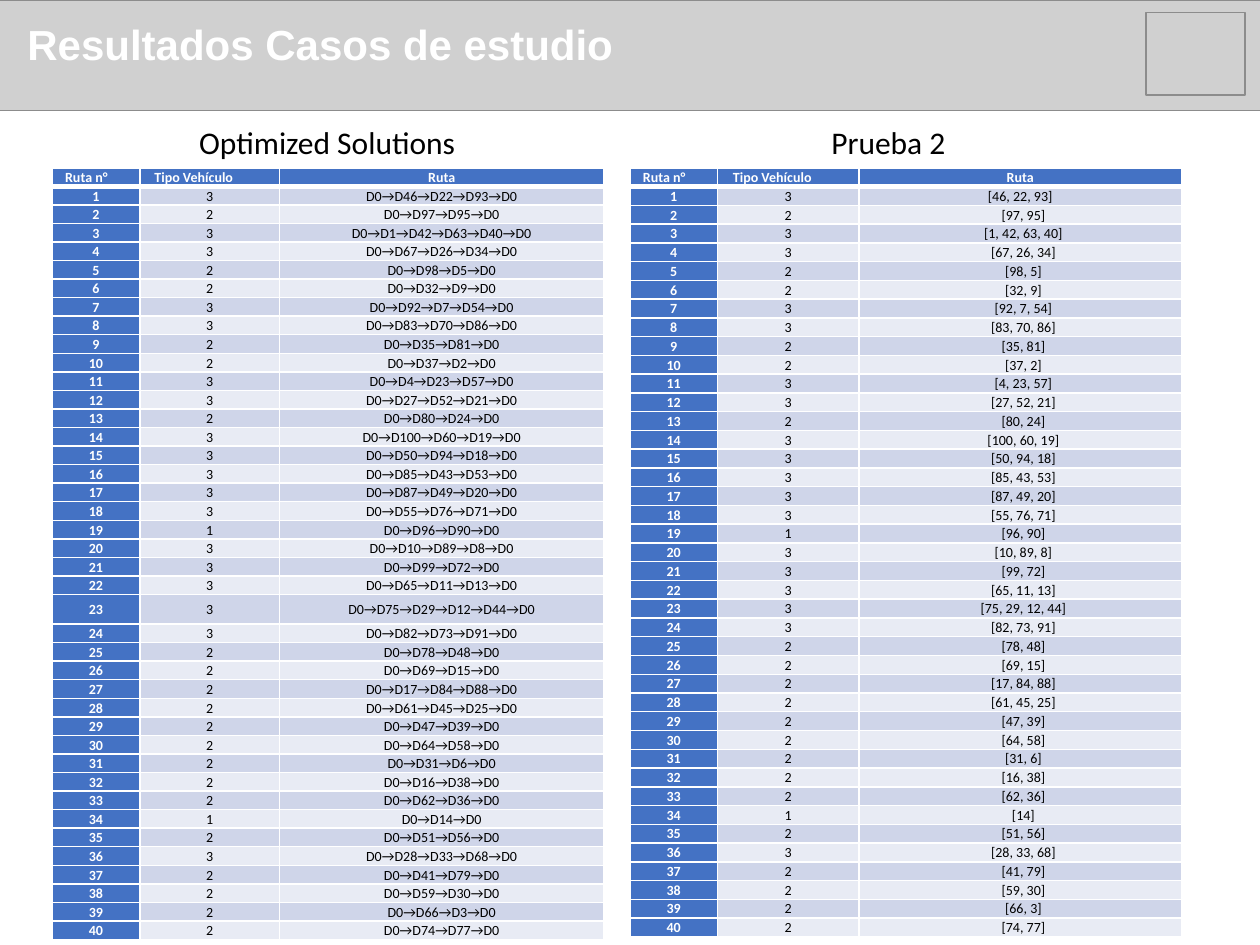
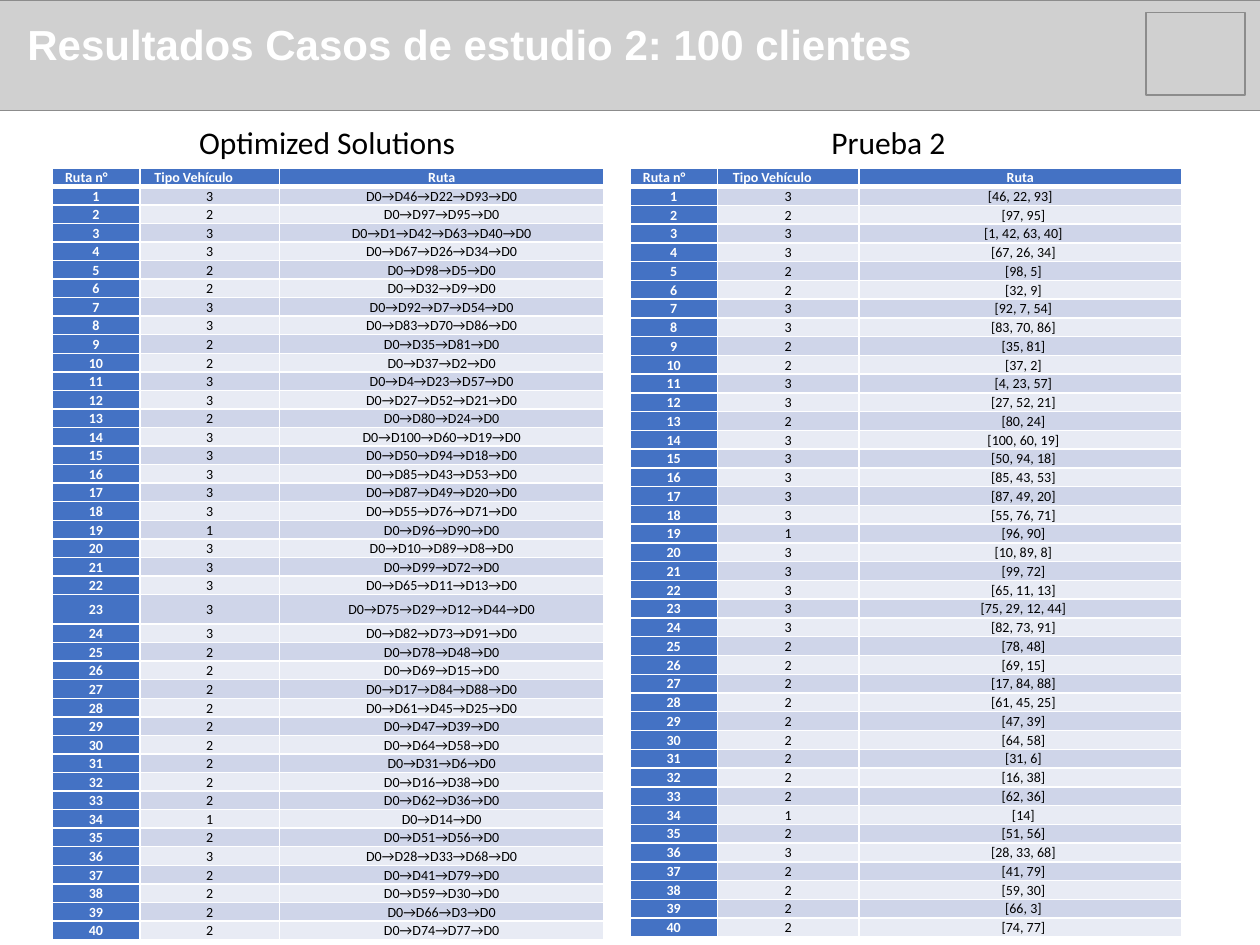
Before and after one commit to Moyaxon/tesis_entrega, a slide deck: slide 8 of Defensa de Tesis.pptx. Drawn at 1260x945 pixels with LibreOffice and Linux fonts; fonts in the diff are those of the drawing; grey boxes stand for pictures. Boxes give left, top, right and bottom in pixels: in the first picture for what was removed or moved away, otherwise in the second. Text is boxed around its words. In the diff, an @@ line names an element or a change of style, - is before the commit and + after.

```diff
--- a/Defensa de Tesis.pptx
+++ b/Defensa de Tesis.pptx
@@ text at box(27, 30, 911, 60): text changed @@
-Resultados Casos de estudio
+Resultados Casos de estudio 2: 100 clientes
```
Also in this commit, not shown: 8 other slides changed, 1 slide added, 4 other files.
